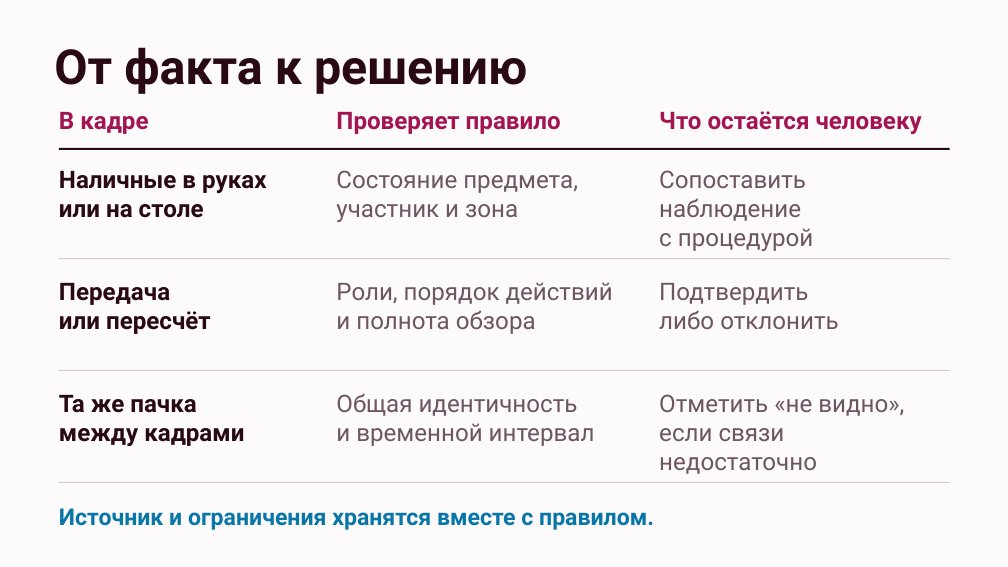
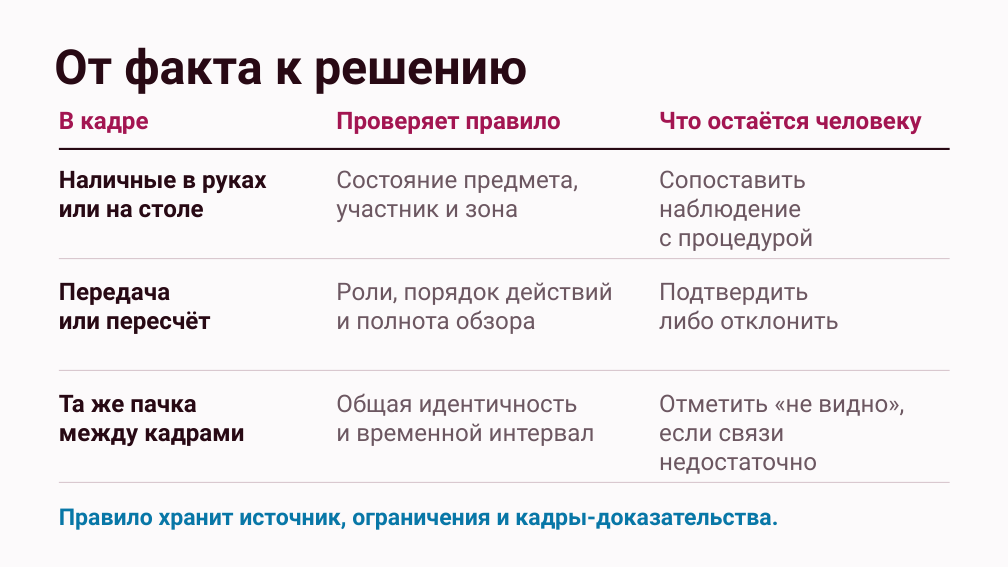
Before and after one commit to DarinaX2005X/dreamteam-datathon, a slide deck: slide 6 of presentation/pitch/output/lado-pitch.pptx. Drawn at 1008x567 pixels with LibreOffice and Linux fonts; fonts in the diff are those of the drawing. Boxes give left, top, right and bottom in pixels: in the first picture for what was removed or moved away, otherwise in the second. Text is boxed around its words. In the diff, an @@ line names an element or a change of style, - is before the commit and + after.

```diff
--- a/presentation/pitch/output/lado-pitch.pptx
+++ b/presentation/pitch/output/lado-pitch.pptx
@@ text at [59,508,778,530]: text changed @@
-Источник и ограничения хранятся вместе с правилом.
+Правило хранит источник, ограничения и кадры-доказательства.
```
Also in this commit, not shown: 1 other slide changed, 3 slides added, 3 slides removed, 15 other files.
